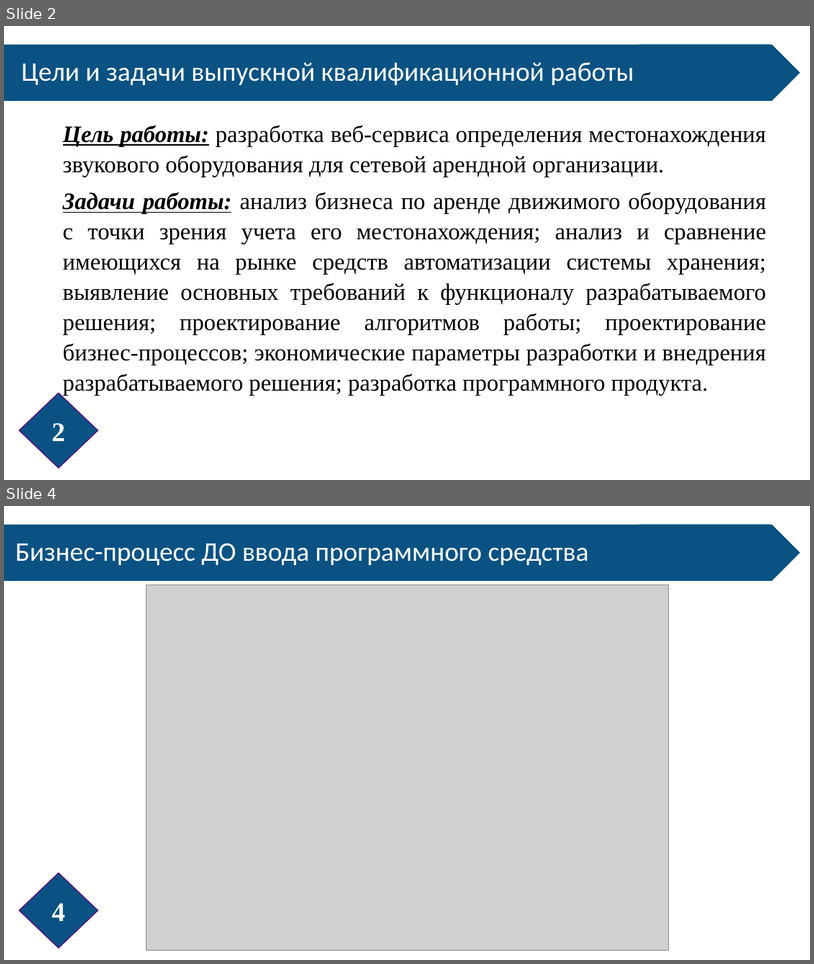
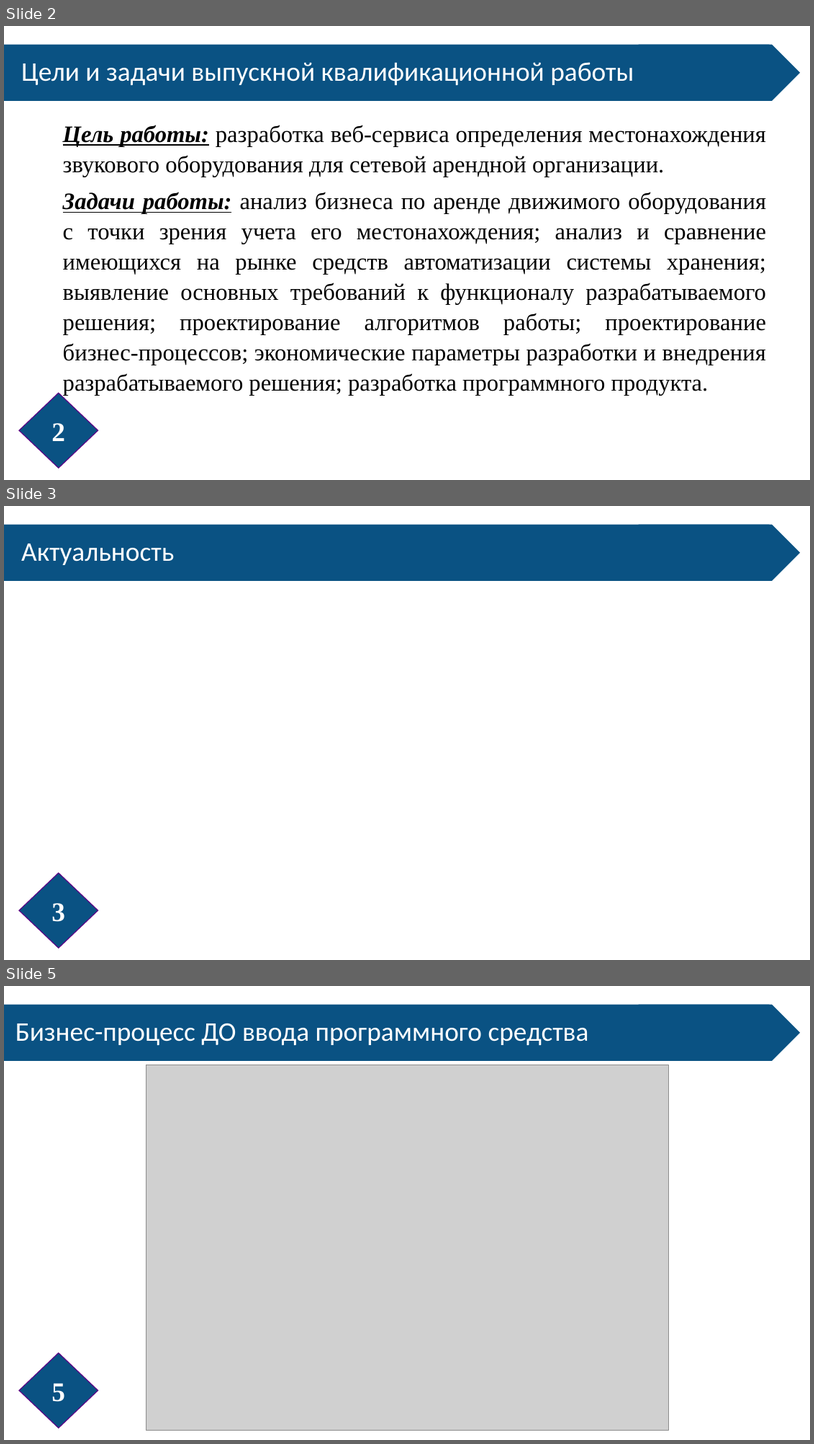
Before and after one commit to LebedevOleg/VKR_2022, a slide deck: Prezentatsia_VKR_2022.pptx. Shown one above the other, each under a label of ours: slides 2 and 4 before the commit, slides 2, 3 and 5 after it; the slides between them are not shown. The pictures are 814x964 and 814x1444 pixels, drawn with LibreOffice and Linux fonts; fonts in the diff are those of the drawing; grey boxes stand for pictures. Boxes give left, top, right and bottom in pixels: in the first picture for what was removed or moved away, otherwise in the second. Text is boxed around its words. In the diff, an @@ line names an element or a change of style, - is before the commit and + after.

```diff
--- a/Prezentatsia_VKR_2022.pptx
+++ b/Prezentatsia_VKR_2022.pptx
@@ slide 3 added at <box>4,506,810,960</box>, background #FFFFFF @@
@@ pentagon arrow added at <box>4,525,797,581</box>, fill #0A5283 @@
@@ chevron added at <box>639,525,801,581</box>, fill #0A5283 @@
@@ text added at <box>21,543,174,565</box>, 32 pt, text #FFFFFF @@
+Актуальность
@@ page number added at <box>19,872,98,947</box>, fill #0A5283, outline #5D0286 1 pt, 32 pt, text #FFFFFF, bold @@
+3
@@ what was slide 4 is now slide 5 @@
@@ page number at <box>52,1383,65,1401</box>: text changed @@
-4
+5
```
Also in this commit, not shown: 3 slides changed, 1 slide removed.
